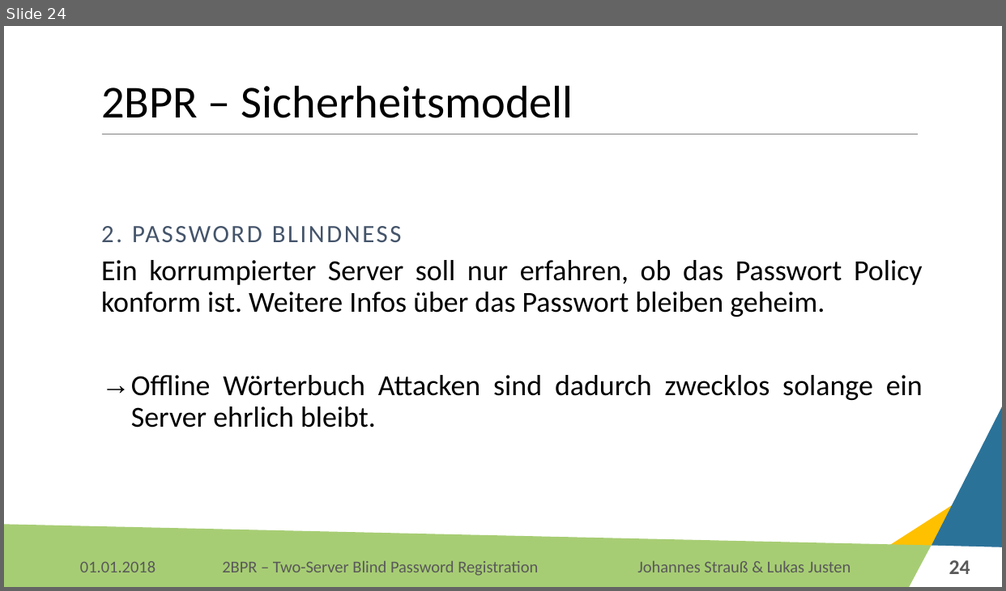
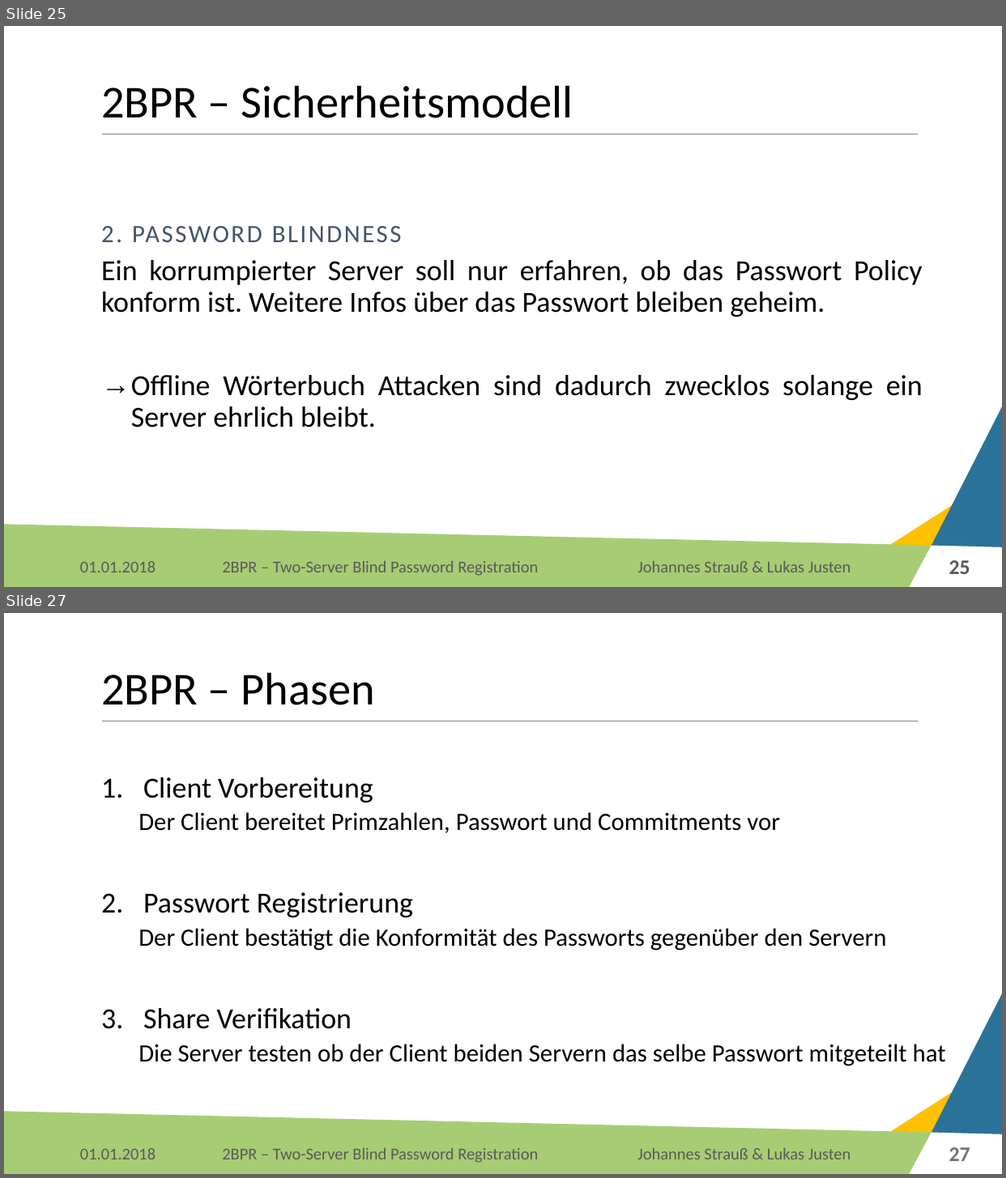
Before and after one commit to Lukas-Justen/IT-Security-2BPR, a slide deck: 2BPR.pptx. Shown one above the other, each under a label of ours: slide 24 before the commit, slides 25 and 27 after it; the slides between them are not shown. The pictures are 1006x591 and 1006x1178 pixels, drawn with LibreOffice and Linux fonts; fonts in the diff are those of the drawing; background and template pictures are left out. Boxes give left, top, right and bottom in pixels: in the first picture for what was removed or moved away, otherwise in the second. Text is boxed around its words. In the diff, an @@ line names an element or a change of style, - is before the commit and + after.

```diff
--- a/2BPR.pptx
+++ b/2BPR.pptx
@@ slide 27 added at (4, 613, 1002, 1174), background #FFFFFF; not listed: 6 template elements that a slide beside it also shows @@
@@ title added at (101, 672, 376, 705), 44 pt, text #000000 @@
+2BPR – Phasen
@@ text added at (138, 777, 946, 1067), 24 pt, text #000000 @@
+1. Client Vorbereitung
+  Der Client bereitet Primzahlen, Passwort und Commitments vor
+2. Passwort Registrierung
+  Der Client bestätigt die Konformität des Passworts gegenüber den Servern
+3. Share Verifikation
+  Die Server testen ob der Client beiden Servern das selbe Passwort mitgeteilt hat
@@ text added at (80, 1148, 155, 1160), 16 pt, text #595959 @@
+01.01.2018
@@ text added at (637, 1148, 851, 1160), 16 pt, text #595959 @@
+Johannes Strauß & Lukas Justen
@@ page number added at (949, 1148, 970, 1161), 20 pt, text #767171, bold @@
+27
@@ what was slide 24 is now slide 25 @@
@@ page number at (949, 561, 970, 574): text changed @@
-24
+25
```
Also in this commit, not shown: 6 slides changed, 8 other slides added.
